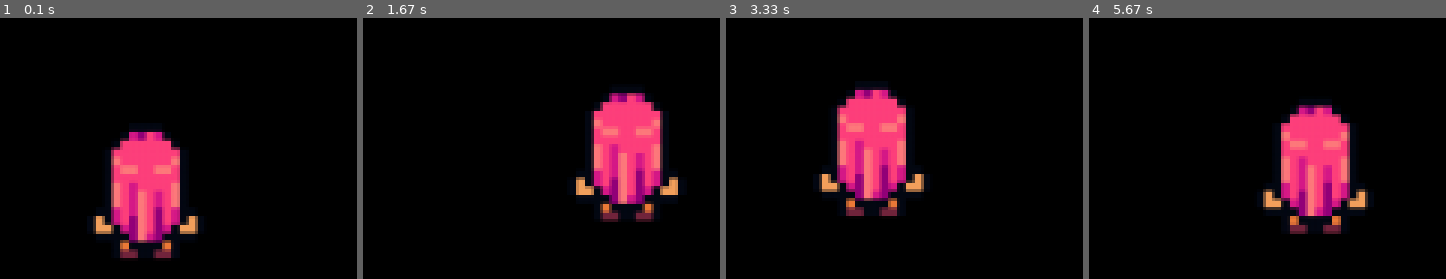
Above: before the commit, frames 1-4 (left to right).
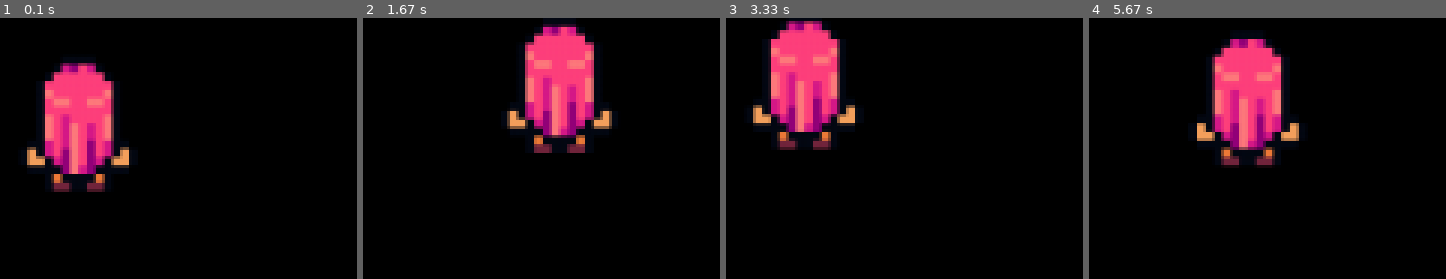
Above: after the commit, the same moments.

Repository: ProfAndreaPollini/pygame-rpg-zelda-like
Game: pygame game, started from main.py
Two runs of this game, one before a commit and one after it. Both use one fixed random seed, a clock stepped at 60 frames per second and the inputs below.
Inputs:
- Up to frame 1 (0.1 s): no input
- Up to frame 2 (1.67 s): hold D 0.33-0.8 s; hold W 0.83-1.13 s; hold D 1.17-1.63 s
- Up to frame 3 (3.33 s): hold A 1.67-2.2 s; hold S 2.23-2.53 s; hold A 2.57-2.97 s; hold W from 3 s (still down)
- Up to frame 4 (5.67 s): release W at 3.37 s; hold D 3.4-4.03 s; hold S 4.07-4.43 s; hold A 4.47-4.93 s; hold D 4.97-5.43 s; hold W from 5.47 s (still down)

The runs differ from the first frame. In frame 1, 17% of the frame differs, in the area x 7-56%, y 17-92%; in frame 2, 17%; in frame 3, 17%, in the area x 7-56%, y 1-76%; in frame 4, 17%.

Commit message:
refactor della classe player + spritesheet class (primo passo)

Diff:
--- a/main.py
+++ b/main.py
@@ -1,31 +1,7 @@
 import pygame as pg
 from settings import SCREEN_SIZE, SPRITE_SCALE
 
-
-class Player(pg.sprite.Sprite):
-    def __init__(self, x, y):
-        super().__init__()
-        # load sprite
-        player_spritesheet = pg.image.load(
-            "assets/PixelMood4/Pixel Mood/Chars/Heros/Sprite sheet female hero.png").convert_alpha()
-
-        player_sprite = player_spritesheet.subsurface((0, 0, 16, 16))
-        original_size = player_sprite.get_size()
-
-        player_sprite = pg.transform.scale(
-            player_sprite, (original_size[0]*SPRITE_SCALE, original_size[1]*SPRITE_SCALE))
-
-        self.image: pg.surface.Surface = player_sprite
-        self.rect: pg.rect.Rect = self.image.get_rect()
-        self.rect.x = x
-        self.rect.y = y
-        self.look_dir: pg.math.Vector2 = pg.math.Vector2()
-
-
-    def move(self, dx, dy):
-        self.rect.x += dx
-        self.rect.y += dy
-
+from player import Player
 
 pg.init()
 screen = pg.display.set_mode(SCREEN_SIZE)
@@ -39,22 +15,25 @@
 
 
 def handle_input():
-  keys = pg.key.get_pressed()  # recupero tutti i tasti premuti (List[bool])
+    keys = pg.key.get_pressed()  # recupero tutti i tasti premuti (List[bool])
 
-  look_dir = pg.math.Vector2()
+    look_dir = pg.math.Vector2()
 
-  if keys[pg.K_a]:
-    look_dir.x = -1
-  if keys[pg.K_s]:
-    look_dir.y = 1
-  if keys[pg.K_d]:
-    look_dir.x = 1
-  if keys[pg.K_w]:
-    look_dir.y = -1
+    if keys[pg.K_a]:
+        look_dir.x = -1
+    if keys[pg.K_s]:
+        look_dir.y = 1
+    if keys[pg.K_d]:
+        look_dir.x = 1
+    if keys[pg.K_w]:
+        look_dir.y = -1
 
+    if look_dir.magnitude_squared() > 1: # se movimento diagonale, fix
+      look_dir /= look_dir.magnitude()
 
-  player.look_dir = look_dir
-  player.move(look_dir.x,look_dir.y)
+    player.look_dir = look_dir
+    player.move(look_dir.x, look_dir.y)
+
 
 while running:
     dt = clock.tick(60)
@@ -72,5 +51,4 @@
     pg.display.update()
 
 
-
 pg.quit()
--- /dev/null
+++ b/player.py
@@ -0,0 +1,34 @@
+import pygame as pg
+from settings import SCREEN_SIZE, SPRITE_SCALE, SPRITE_SIZE
+from spritesheet import Spritesheet
+
+
+class Player(pg.sprite.Sprite):
+    def __init__(self, x, y):
+        super().__init__()
+        # load sprite
+        # player_spritesheet = pg.image.load(
+        #     "assets/PixelMood4/Pixel Mood/Chars/Heros/Sprite sheet female hero.png").convert_alpha()
+
+        # player_sprite = player_spritesheet.subsurface(
+        #     (0, 0, SPRITE_SIZE, SPRITE_SIZE))
+        # original_size = player_sprite.get_size()
+
+        # player_sprite = pg.transform.scale(
+        #     player_sprite, (original_size[0]*SPRITE_SCALE, original_size[1]*SPRITE_SCALE))
+
+        self.spritesheet = Spritesheet(
+            "assets/PixelMood4/Pixel Mood/Chars/Heros/Sprite sheet female hero.png")
+
+        self.image: pg.surface.Surface = self.spritesheet.get_player_surface()
+        self.rect: pg.rect.Rect = self.image.get_rect()
+        self.rect.x = x
+        self.rect.y = y
+        self.pos: pg.math.Vector2 = pg.math.Vector2(x, y)
+        self.look_dir: pg.math.Vector2 = pg.math.Vector2()
+
+    def move(self, dx, dy):
+        self.pos.x += dx
+        self.pos.y += dy
+        self.rect.centerx = self.pos.x
+        self.rect.centery = self.pos.y
--- a/settings.py
+++ b/settings.py
@@ -1,2 +1,3 @@
 SCREEN_SIZE = (1280, 720)
 SPRITE_SCALE = 4
+SPRITE_SIZE = 16
--- /dev/null
+++ b/spritesheet.py
@@ -0,0 +1,18 @@
+import pygame as pg
+
+from settings import SCREEN_SIZE, SPRITE_SCALE, SPRITE_SIZE
+
+
+class Spritesheet:
+
+  def __init__(self, filename: str) -> None:
+    self.spritesheet = pg.image.load(filename).convert_alpha()
+
+  def get_player_surface(self) -> pg.surface.Surface:
+    player_sprite = self.spritesheet.subsurface(
+        (0, 0, SPRITE_SIZE, SPRITE_SIZE))
+    original_size = player_sprite.get_size()
+
+    player_sprite = pg.transform.scale(
+        player_sprite, (original_size[0]*SPRITE_SCALE, original_size[1]*SPRITE_SCALE))
+    return player_sprite
Not shown, changed: README.md
